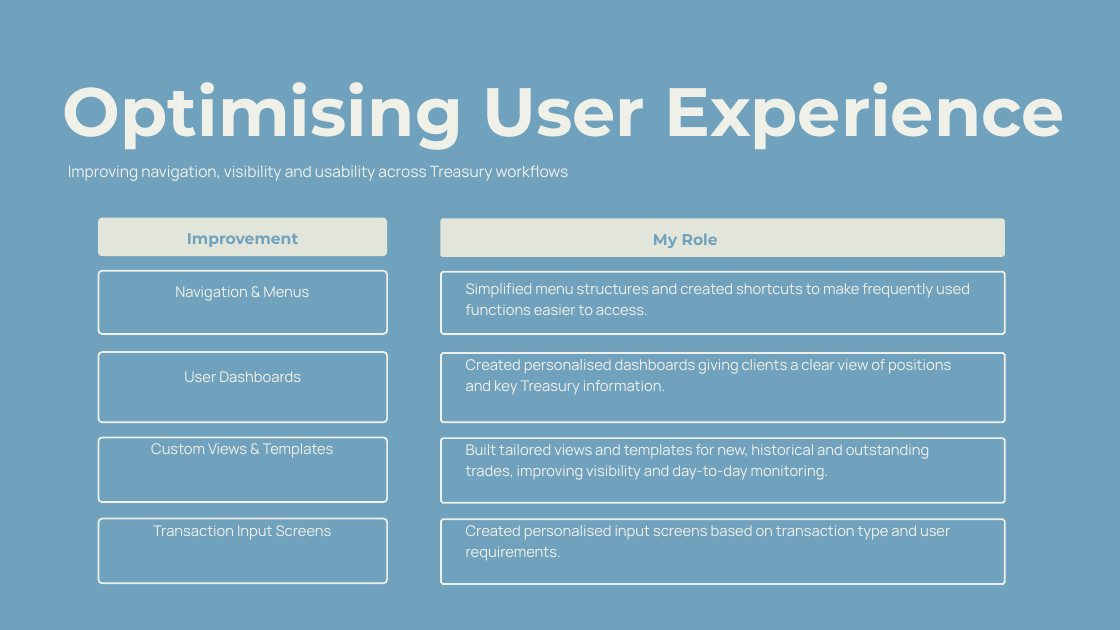
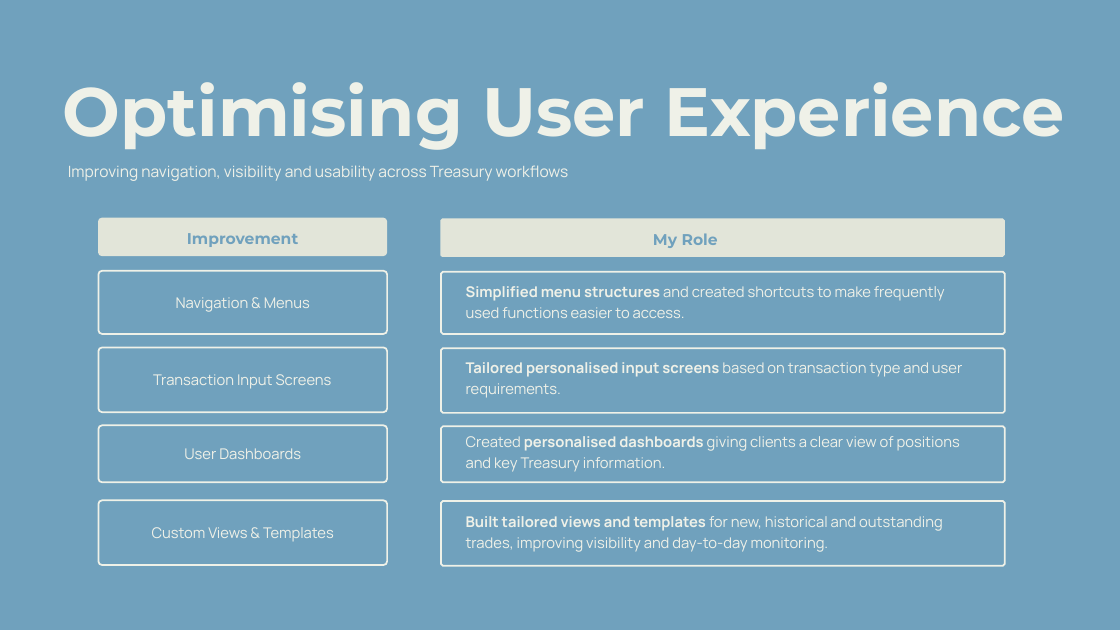
Before and after one commit to sgarciapuga/Work_Portfolio, a slide deck: slide 18 of kyriba-transformation/presentation/kyriba-transformation.pptx. Drawn at 1120x630 pixels with LibreOffice and Linux fonts; fonts in the diff are those of the drawing. Boxes give left, top, right and bottom in pixels: in the first picture for what was removed or moved away, otherwise in the second. Text is boxed around its words. In the diff, an @@ line names an element or a change of style, - is before the commit and + after.

```diff
--- a/kyriba-transformation/presentation/kyriba-transformation.pptx
+++ b/kyriba-transformation/presentation/kyriba-transformation.pptx
@@ text "Navigation & Menus": place and size @@
-text "Navigation & Menus" at [175, 286, 309, 301]
+text "Navigation & Menus" at [176, 297, 310, 312]
@@ text "Simplified menu structures and created ..." at [466, 286, 945, 318]: bold on in "Simplified menu structures" @@
@@ freeform shape: place and size @@
-freeform shape at [99, 519, 388, 584]
+freeform shape at [99, 348, 388, 413]
@@ freeform shape: place and size @@
-freeform shape at [441, 519, 1005, 584]
+freeform shape at [441, 348, 1005, 413]
@@ text "Transaction Input Screens": place and size @@
-text "Transaction Input Screens" at [153, 525, 332, 540]
+text "Transaction Input Screens" at [153, 374, 332, 389]
@@ text at [466, 362, 962, 398]: text changed @@
-Created personalised input screens based on transaction type and user requirements.
+Tailored personalised input screens based on transaction type and user requirements.
@@ freeform shape: place and size @@
-freeform shape at [99, 352, 388, 422]
+freeform shape at [99, 426, 388, 483]
@@ text "User Dashboards": place and size @@
-text "User Dashboards" at [184, 371, 301, 382]
+text "User Dashboards" at [184, 448, 301, 459]
@@ freeform shape: place and size @@
-freeform shape at [441, 353, 1005, 422]
+freeform shape at [441, 426, 1005, 482]
@@ text "Created personalised dashboards giving clients ...": place and size @@
-text "Created personalised dashboards giving clients ..." at [466, 359, 951, 395]
+text "Created personalised dashboards giving clients ..." at [466, 436, 960, 472]
@@ text "Created personalised dashboards giving clients ..." at [466, 436, 960, 472]: bold on in "personalised dashboards" @@
@@ freeform shape: place and size @@
-freeform shape at [99, 437, 388, 502]
+freeform shape at [99, 501, 388, 566]
@@ freeform shape: place and size @@
-freeform shape at [441, 438, 1005, 503]
+freeform shape at [441, 501, 1005, 566]
@@ text "Custom Views & Templates": place and size @@
-text "Custom Views & Templates" at [151, 443, 334, 458]
+text "Custom Views & Templates" at [152, 527, 334, 542]
@@ text "Built tailored views and templates ...": place and size @@
-text "Built tailored views and templates ..." at [466, 444, 930, 480]
+text "Built tailored views and templates ..." at [466, 516, 943, 552]
@@ text "Built tailored views and templates ..." at [466, 516, 943, 552]: bold on in "Built tailored views and templates" @@
```
Also in this commit, not shown: 13 other slides changed, 6 other files.
